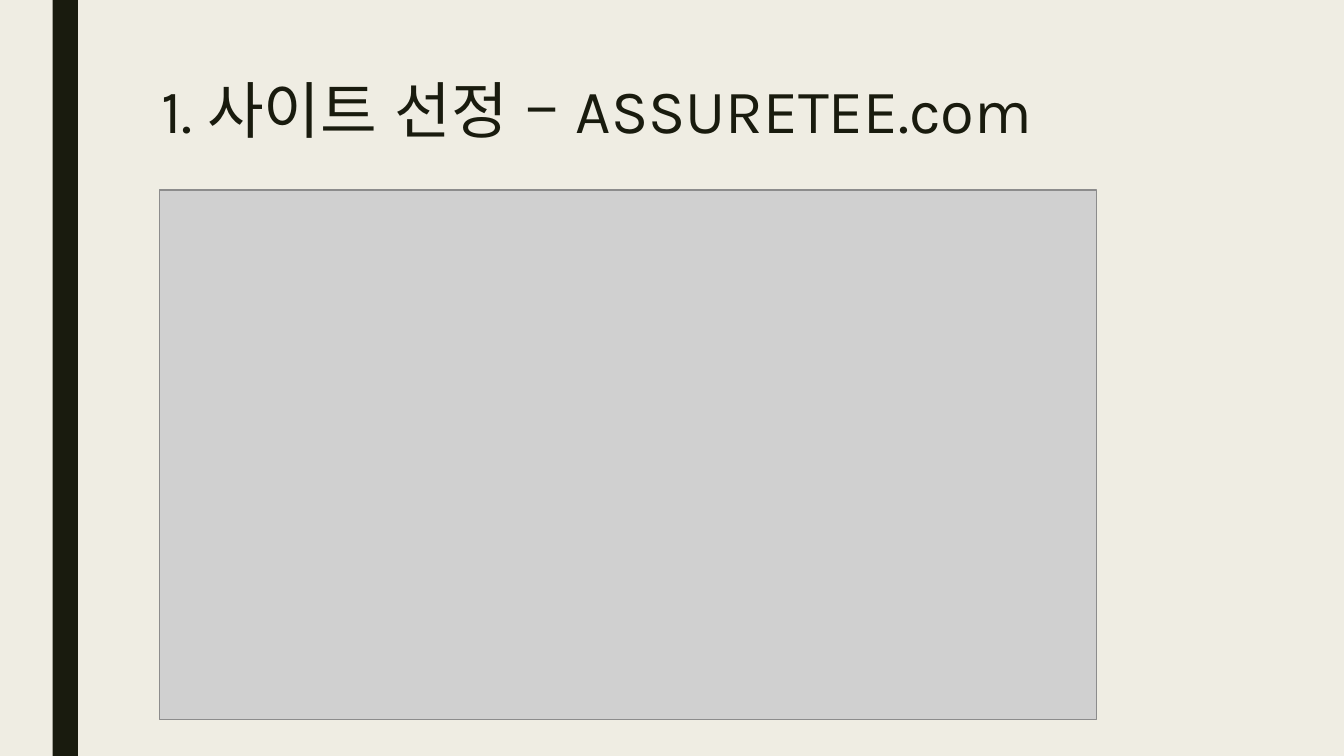
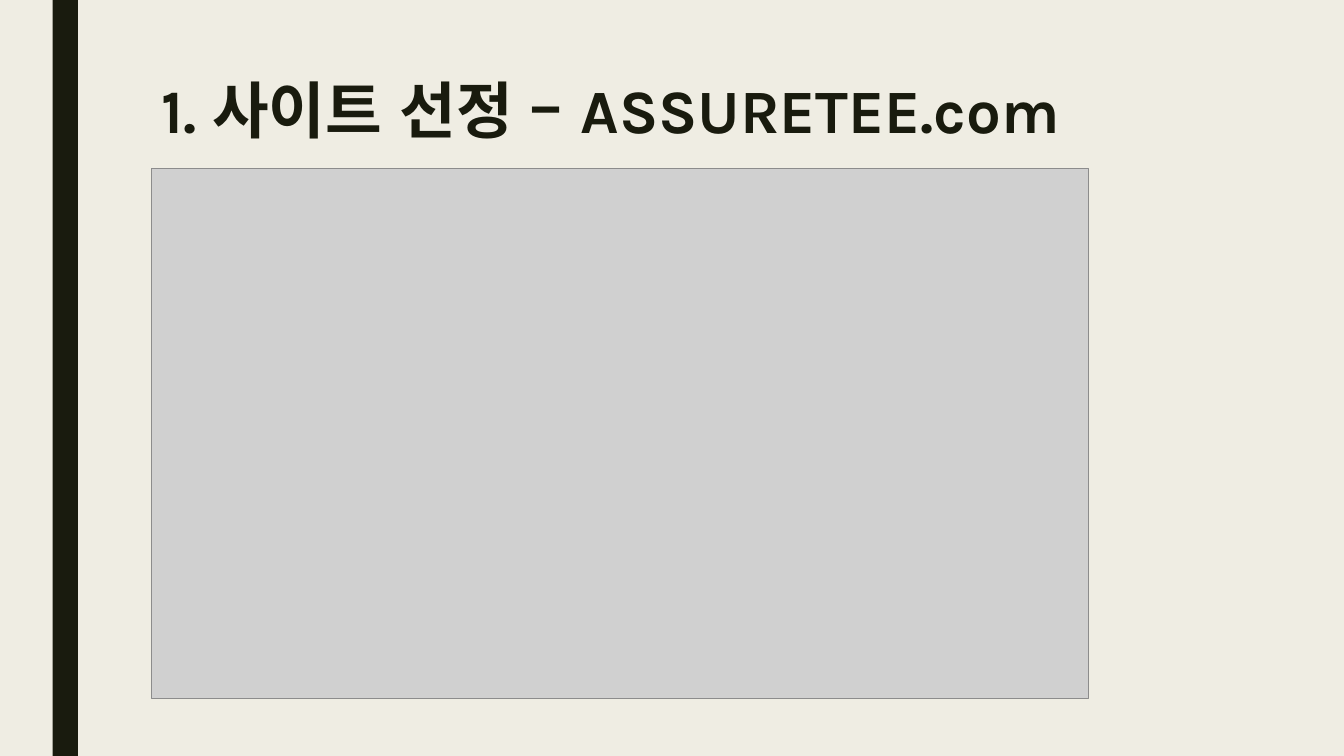
Before and after one commit to JKM0722/JKM_exec01, a slide deck: slide 3 of 001/가이드문서/Assuretee.pptx. Drawn at 1344x756 pixels with LibreOffice and Linux fonts; fonts in the diff are those of the drawing; grey boxes stand for pictures. Boxes give left, top, right and bottom in pixels: in the first picture for what was removed or moved away, otherwise in the second. Text is boxed around its words. In the diff, an @@ line names an element or a change of style, - is before the commit and + after.

```diff
--- a/001/가이드문서/Assuretee.pptx
+++ b/001/가이드문서/Assuretee.pptx
@@ title "1. 사이트 선정 – ASSURETEE.com" at [161,81,1060,139]: bold on @@
@@ picture: place and size @@
-picture at [159,191,1097,721]
+picture at [151,168,1089,699]
```
Also in this commit, not shown: 5 other slides changed, 1 other file.
